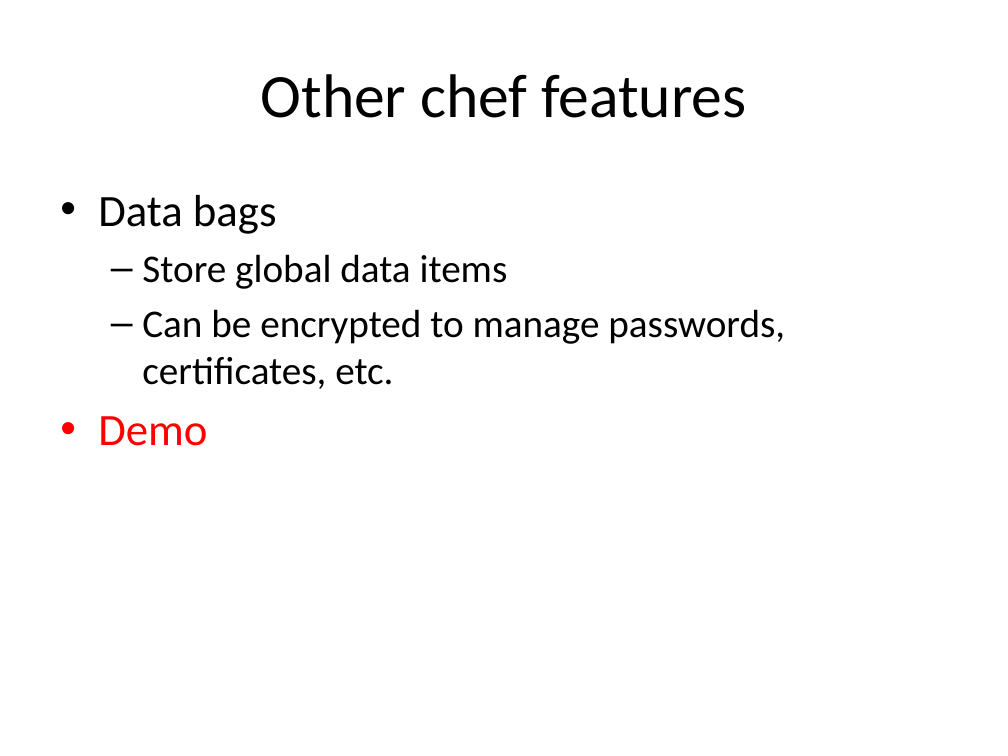
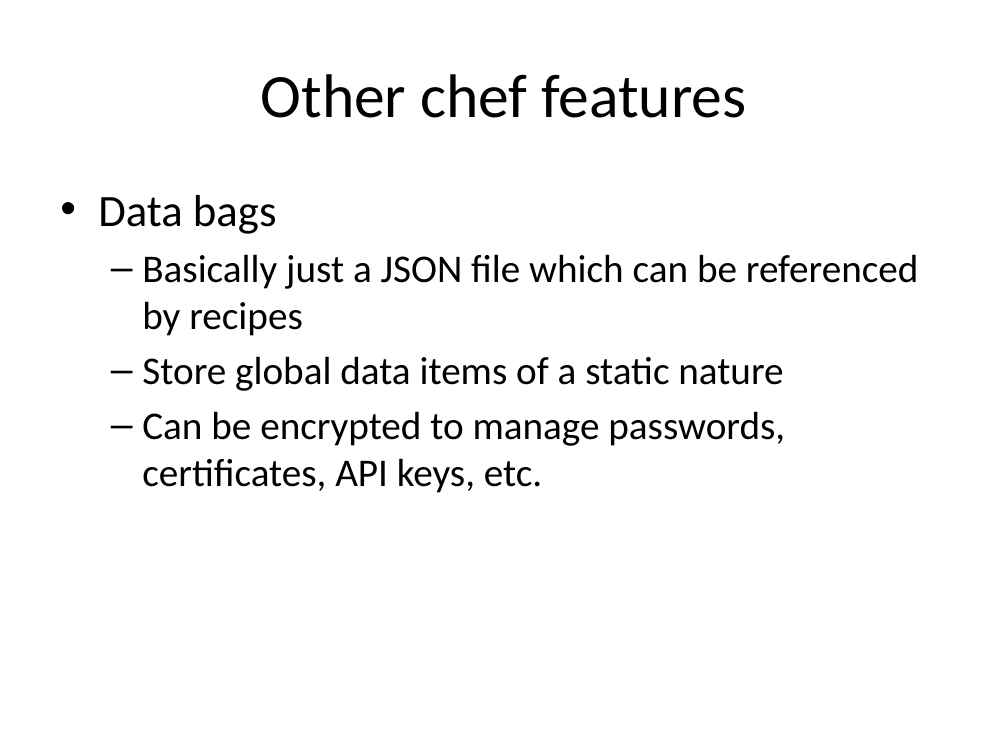
Before and after one commit to Milstein/bsu-cloud-computing, a slide deck: slide 24 of presentation/CloudComputingConfigurationManagement.pptx. Drawn at 1008x756 pixels with LibreOffice and Linux fonts; fonts in the diff are those of the drawing. Boxes give left, top, right and bottom in pixels: in the first picture for what was removed or moved away, otherwise in the second. Text is boxed around its words. In the diff, an @@ line names an element or a change of style, - is before the commit and + after.

```diff
--- a/presentation/CloudComputingConfigurationManagement.pptx
+++ b/presentation/CloudComputingConfigurationManagement.pptx
@@ text at [142,254,918,493]: text changed @@
-  – Store global data items
-  – Can be encrypted to manage passwords, certificates, etc.
-• Demo
+  – Basically just a JSON file which can be referenced by recipes
+  – Store global data items of a static nature
+  – Can be encrypted to manage passwords, certificates, API keys, etc.
```
Also in this commit, not shown: 10 other slides changed, 2 slides added, 9 other files.
